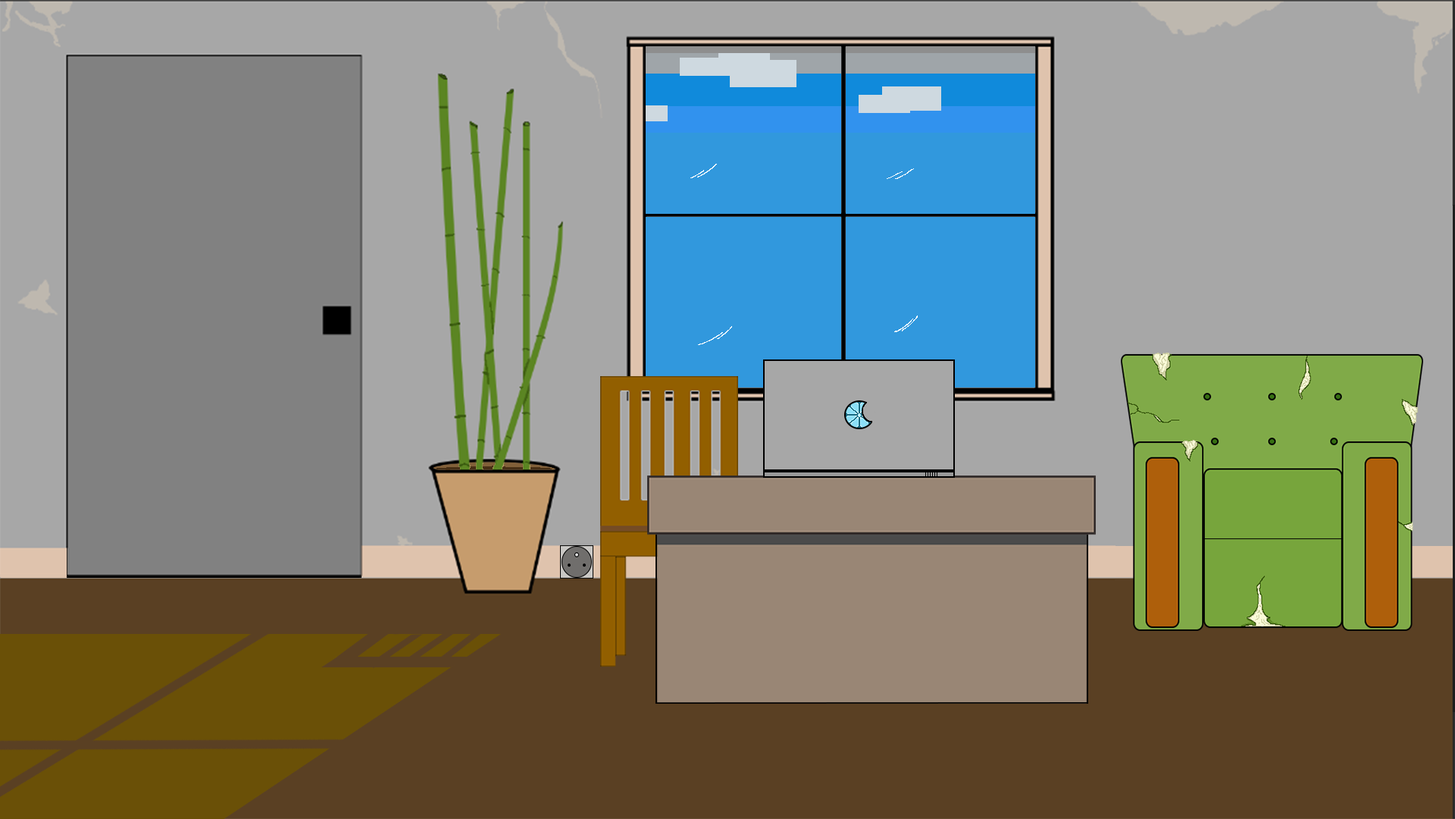
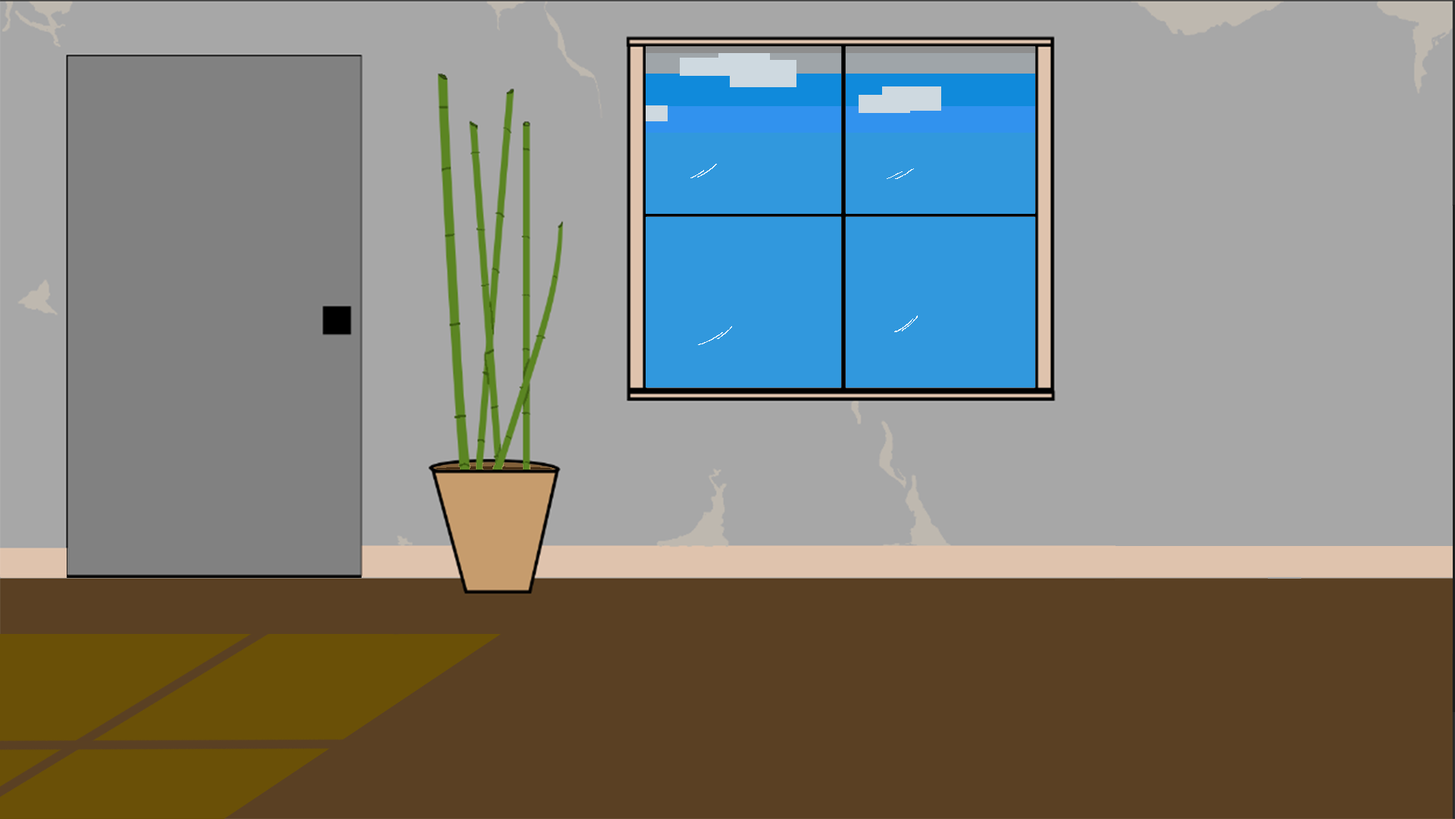
Two versions of the same layered image (1455×819). Layer-by-layer changes:
hid "Rectangle 5" over [321,352,1424,704]
hid "prise électrique copie" over [560,544,594,579]
